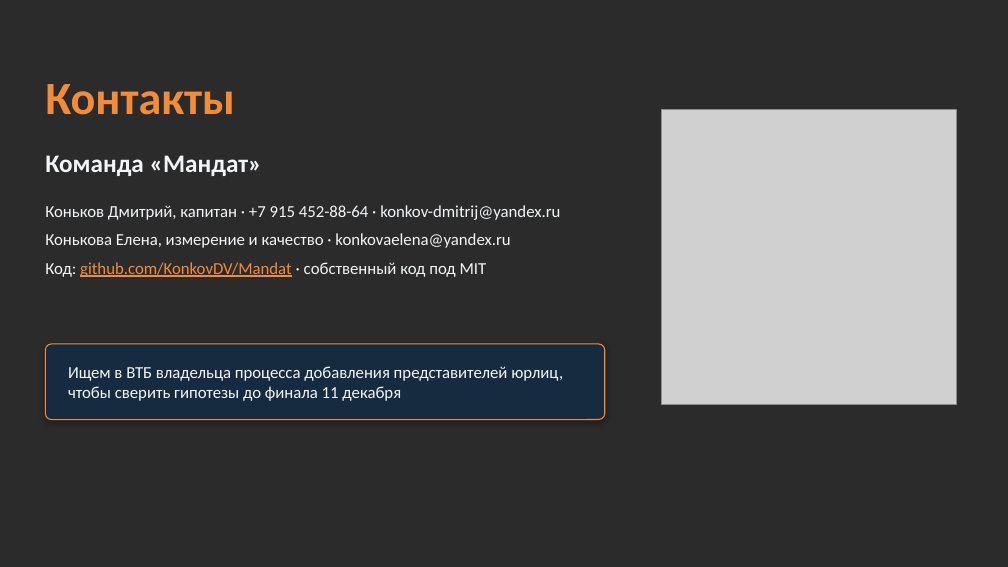
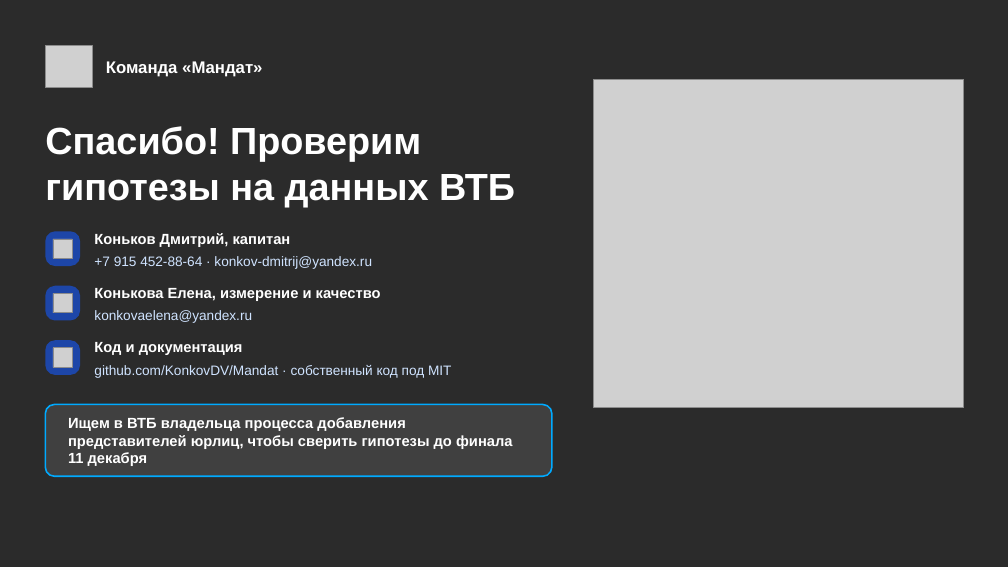
Before and after one commit to KonkovDV/Mandat, a slide deck: slide 15 of submission/slides/Mandat_VTB.pptx (slide 14 before the commit). Drawn at 1008x567 pixels with LibreOffice and Linux fonts; fonts in the diff are those of the drawing; grey boxes stand for pictures; background and template pictures are left out; a plain dark background stands for a picture behind light text. Boxes give left, top, right and bottom in pixels: in the first picture for what was removed or moved away, otherwise in the second. Text is boxed around its words. In the diff, an @@ line names an element or a change of style, - is before the commit and + after.

Commit message:
docs: rebuild the deck in the VTB palette with October 2026 data
- Slides use the VTB palette (navy 0A2973, cobalt 004CBC, sky 00AAFF) and
  Golos Text (ParaType, OFL); VTB Group UI is licensed to VTB Group only.
- graphics.js draws the background, project mark, authority graph and
  Lucide icons; SVG sources go to assets/svg for import into Figma.
- Numbers come from evidence.json of 27.10.2026: 1600 tests, median 2.4 ms,
  8814 fuzz mutations.
- New market and legal facts are recorded in CLAIMS_REGISTRY.md as
  M-15..M-19: Bank of Russia Q2 2026, Federal Law 210-FZ, the EOS case,
  the AMLA final draft RTS and the VTB POA + QES bundle.
- New slides: world practice and open standards; seven reviewer roles
  with their main objection and the answer.

```diff
--- a/submission/slides/Mandat_VTB.pptx
+++ b/submission/slides/Mandat_VTB.pptx
@@ picture added at (x1=45, y1=45, x2=92, y2=88) @@
@@ text "Команда «Мандат»" moved from (x1=45, y1=155, x2=262, y2=176) to (x1=106, y1=61, x2=262, y2=77) @@
@@ text "Команда «Мандат»" at (x1=106, y1=61, x2=262, y2=77): size 24 to 16 pt, font Calibri to Arial, text colour #F3F6F9 to #FFFFFF; vertical alignment top to middle @@
@@ text removed at (x1=45, y1=84, x2=235, y2=115) @@
-Контакты
@@ picture resized from (x1=662, y1=110, x2=957, y2=405) to (x1=594, y1=79, x2=964, y2=408) @@
@@ title added at (x1=45, y1=126, x2=515, y2=207), 36 pt, text #FFFFFF, bold @@
+Спасибо! Проверим гипотезы на данных ВТБ
@@ rounded rectangle added at (x1=45, y1=231, x2=80, y2=266), fill #1D46A8 @@
@@ picture added at (x1=53, y1=239, x2=73, y2=259) @@
@@ text added at (x1=94, y1=233, x2=291, y2=247), 14 pt, text #FFFFFF, bold @@
+Коньков Дмитрий, капитан
@@ text at (x1=94, y1=256, x2=372, y2=269): text changed; size 16 to 13 pt; font Calibri to Arial; text colour #F3F6F9 to #CFE3FF @@
-Коньков Дмитрий, капитан · +7 915 452-88-64 · konkov-dmitrij@yandex.ru
-Конькова Елена, измерение и качество · konkovaelena@yandex.ru
-Код: github.com/KonkovDV/Mandat · собственный код под MIT
++7 915 452-88-64 · konkov-dmitrij@yandex.ru
@@ text "+7 915 452-88-64 · konkov-dmitrij@yandex.ru" at (x1=94, y1=256, x2=372, y2=269): vertical alignment top to middle @@
@@ rounded rectangle added at (x1=45, y1=286, x2=80, y2=321), fill #1D46A8 @@
@@ picture added at (x1=53, y1=293, x2=73, y2=313) @@
@@ text added at (x1=94, y1=288, x2=381, y2=301), 14 pt, text #FFFFFF, bold @@
+Конькова Елена, измерение и качество
@@ text added at (x1=94, y1=310, x2=252, y2=323), 13 pt, text #CFE3FF @@
+konkovaelena@yandex.ru
@@ rounded rectangle added at (x1=45, y1=340, x2=80, y2=375), fill #1D46A8 @@
@@ picture added at (x1=53, y1=348, x2=73, y2=368) @@
@@ text added at (x1=94, y1=342, x2=243, y2=355), 14 pt, text #FFFFFF, bold @@
+Код и документация
@@ text added at (x1=94, y1=365, x2=451, y2=378), 13 pt, text #CFE3FF @@
+github.com/KonkovDV/Mandat · собственный код под MIT
@@ rounded rectangle resized from (x1=45, y1=344, x2=605, y2=420) to (x1=45, y1=405, x2=552, y2=476) @@
@@ rounded rectangle at (x1=45, y1=405, x2=552, y2=476): fill #172B40 to #FFFFFF at 10% opacity; outline #F28C3A 1 pt to #00AAFF 1.5 pt; shadow off; proportions changed @@
@@ text "Ищем в ВТБ владельца процесса ..." moved from (x1=68, y1=366, x2=563, y2=401) to (x1=68, y1=417, x2=513, y2=466) @@
@@ text "Ищем в ВТБ владельца процесса ..." at (x1=68, y1=417, x2=513, y2=466): size 16 to 14 pt, font Calibri to Arial, text colour #F3F6F9 to #FFFFFF, bold on @@
```
Also in this commit, not shown: 26 other slides changed, 3 slides added, 1 slide removed, 26 other files.
